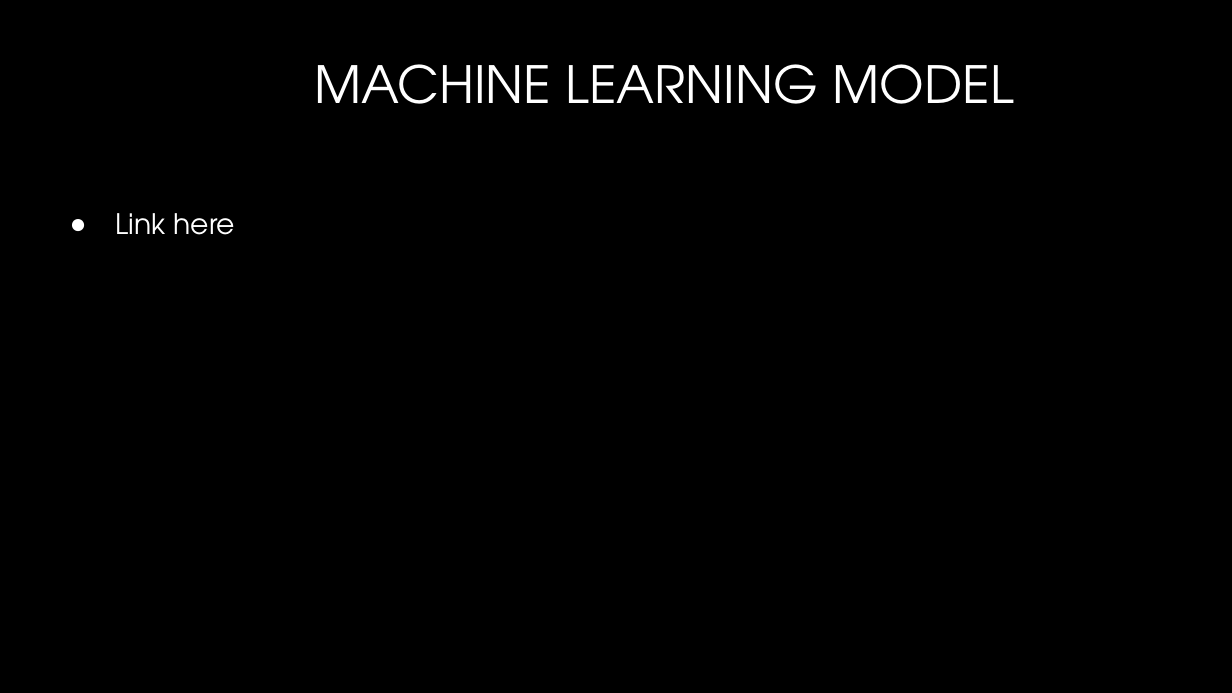
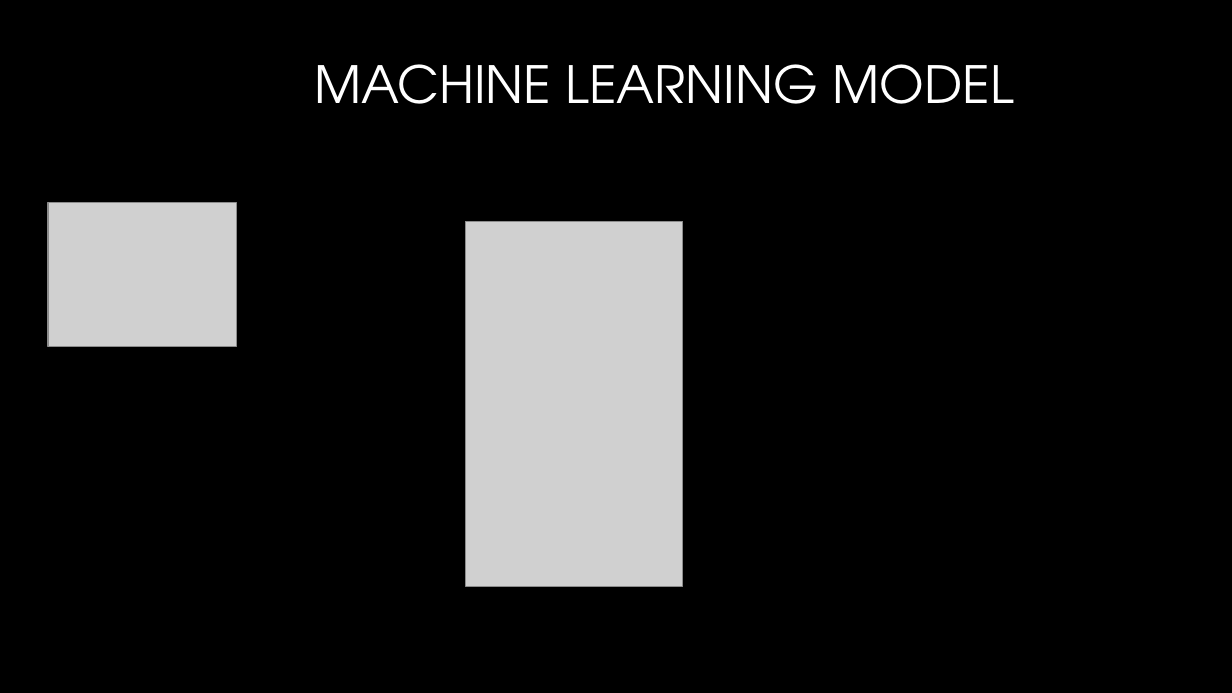
Before and after one commit to sgreyna/Project3, a slide deck: slide 6 of UCB_Project3/UCB_Project3.pptx. Drawn at 1232x693 pixels with LibreOffice and Linux fonts; fonts in the diff are those of the drawing; grey boxes stand for pictures; background and template pictures are left out. Boxes give left, top, right and bottom in pixels: in the first picture for what was removed or moved away, otherwise in the second. Text is boxed around its words. In the diff, an @@ line names an element or a change of style, - is before the commit and + after.

```diff
--- a/UCB_Project3/UCB_Project3.pptx
+++ b/UCB_Project3/UCB_Project3.pptx
@@ picture added at box(48, 203, 237, 347) @@
@@ text removed at box(116, 213, 235, 235) @@
-● Link here
@@ picture added at box(466, 222, 683, 586) @@
```
